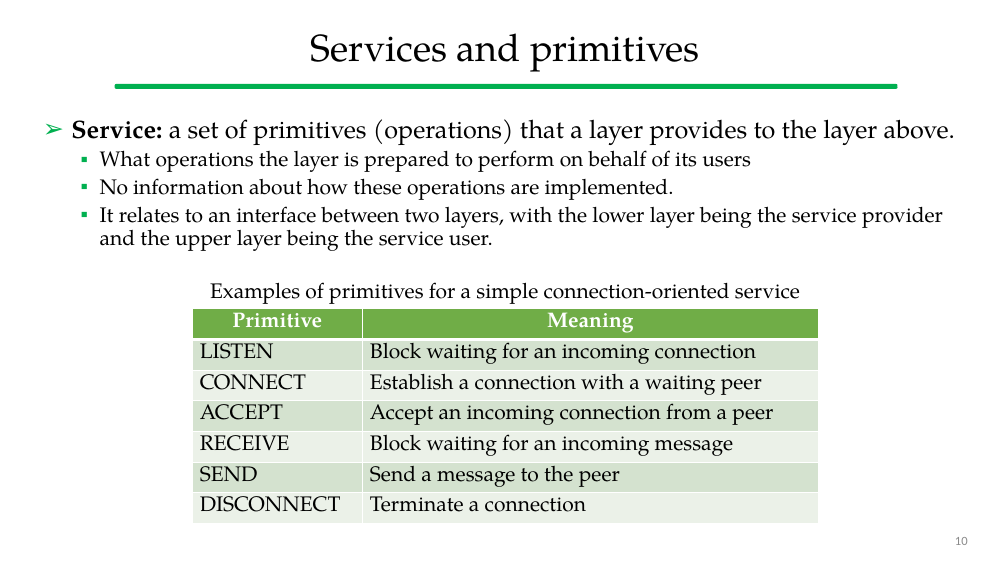
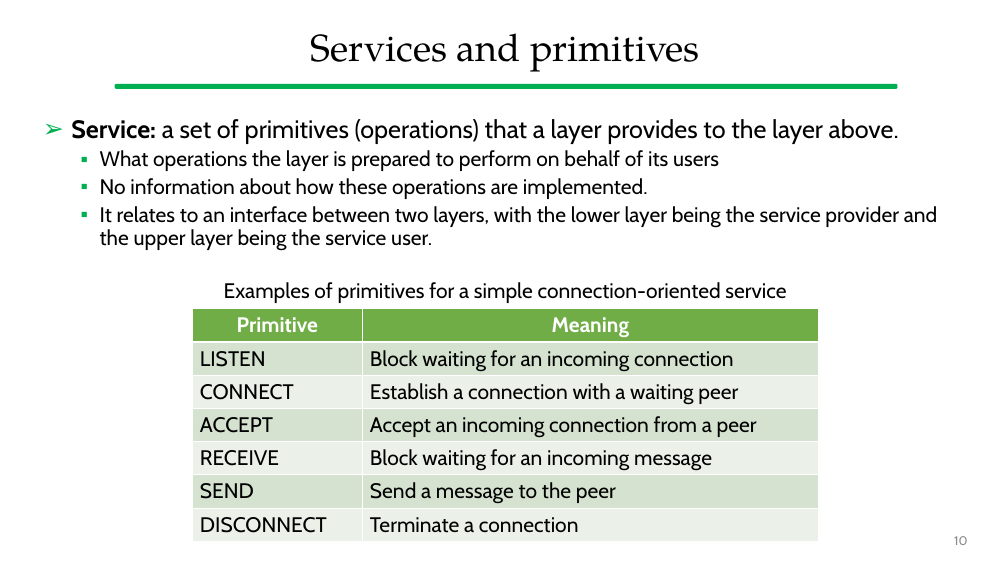
Before and after one commit to gcappon/bwthw, a slide deck: slide 10 of theory_04-fundamentals_of_computer_networks/theory_04-fundamentals_of_computer_networks.pptx. Drawn at 1008x567 pixels with LibreOffice and Linux fonts; fonts in the diff are those of the drawing. Boxes give left, top, right and bottom in pixels: in the first picture for what was removed or moved away, otherwise in the second. Text is boxed around its words. In the diff, an @@ line names an element or a change of style, - is before the commit and + after.

```diff
--- a/theory_04-fundamentals_of_computer_networks/theory_04-fundamentals_of_computer_networks.pptx
+++ b/theory_04-fundamentals_of_computer_networks/theory_04-fundamentals_of_computer_networks.pptx
@@ text "Service: a set of primitives ..." at bbox=[71, 119, 937, 251]: font TeX Gyre Pagella to Cabin @@
@@ text "Examples of primitives for a ..." at bbox=[224, 282, 786, 303]: font TeX Gyre Pagella to Cabin @@
@@ table at bbox=[192, 309, 818, 538] @@
@@ font TeX Gyre Pagella to Cabin @@
@@ page number at bbox=[954, 536, 967, 545]: font Calibri to Cabin @@
```
Also in this commit, not shown: 29 other slides changed, 1 other file.
